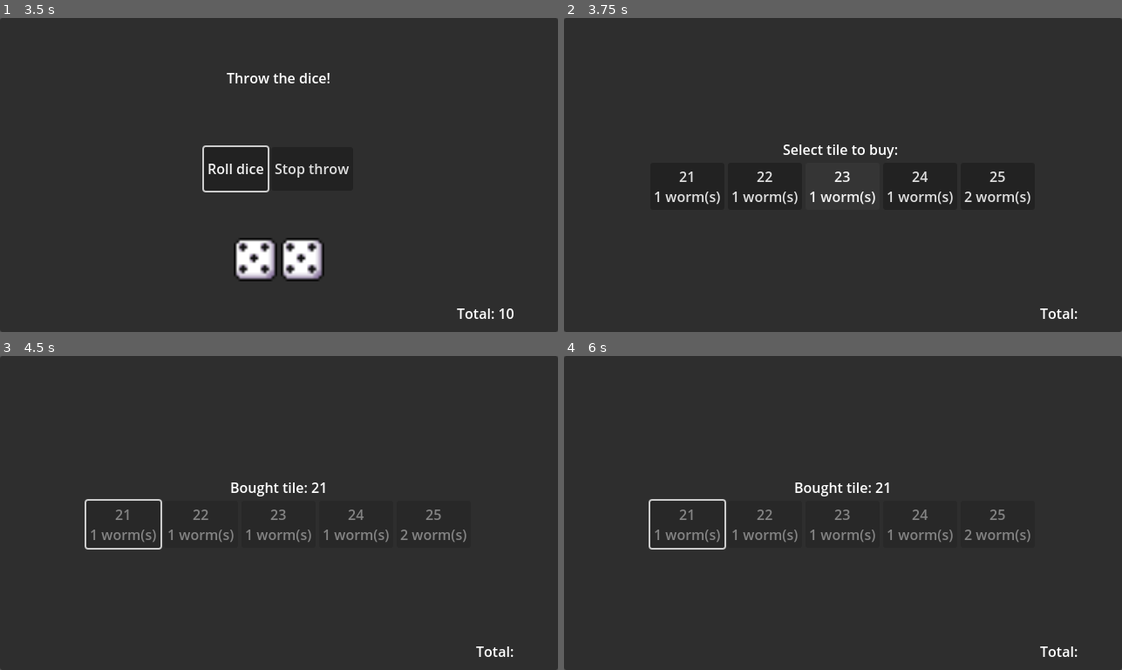
Above: before the commit, frames 1-4 (two rows, left to right).
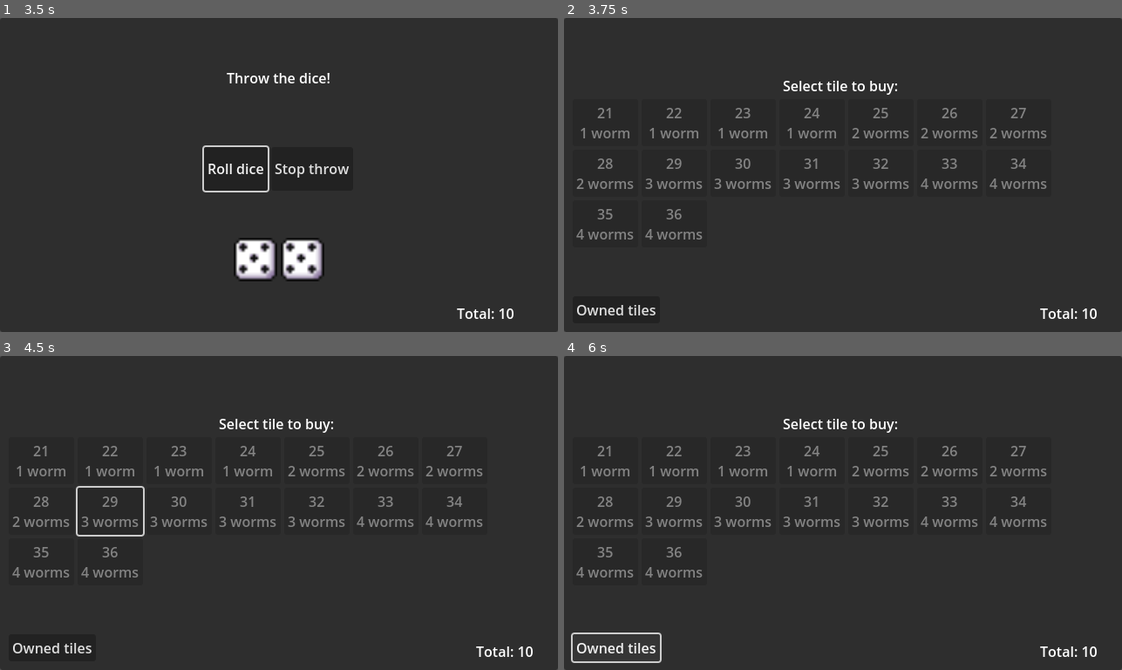
Above: after the commit, the same moments.

Repository: thannicko/Rainworms
Game: Godot game, scene res://Scenes/Game.tscn
Same seed, same stepped clock (60 frames per second), same inputs: the game is played once before the commit and once after it. Before the commit the project starts from res://Game.tscn.
Inputs (mouse positions are in pixels of both pictures, inside the frame that each line leads up to):
- Up to frame 1 (3.5 s): click "Roll dice" at 0.5 s; move the mouse to (401, 159) at 1.27 s; click (401, 159) at 1.42 s; tap A at 2, 2.75 s; move the mouse to (167, 190) at 2.02 s; click (167, 190) at 2.17 s; move the mouse to (334, 105) at 2.77 s; click (334, 105) at 2.92 s
- Up to frame 2 (3.75 s): click "Stop throw" at 3.5 s
- Up to frame 3 (4.5 s): click (122, 525) at 4.25 s, where only the run before the commit has a clickable "21 1 worm(s)"
- Up to frame 4 (6 s): click (614, 648) at 5 s, where only the run after the commit has a clickable "Owned tiles"; click (614, 648) at 5.75 s, where only the run after the commit has a clickable "Owned tiles"

Frame 1 is identical in both runs. In frame 2, 4.6% of the frame differs, in the area x 2-96%, y 20-96%; in frame 3, 4.9%; in frame 4, 5.0%, in the area x 1-96%, y 20-98%.

Commit message:
Add player and allow buying tiles * Added `SceneChanger` to pass along inter-scenes data so we don't use globals all the time * Added `Owned Tiles` button to see which tiles they own

Diff:
--- a/Deck.tres
+++ b/Deck.tres
@@ -1,7 +1,7 @@
-[gd_resource type="Resource" script_class="TileDeck" load_steps=8 format=3 uid="uid://bs3ukpatlc1ly"]
+[gd_resource type="Resource" script_class="TileDeck" load_steps=19 format=3 uid="uid://bs3ukpatlc1ly"]
 
-[ext_resource type="Script" path="res://TileDeck.gd" id="1_ax2ob"]
-[ext_resource type="Script" path="res://WormTile.gd" id="2_466vf"]
+[ext_resource type="Script" path="res://Scripts/TileDeck.gd" id="1_ax2ob"]
+[ext_resource type="Script" path="res://Scripts/WormTile.gd" id="2_466vf"]
 
 [sub_resource type="Resource" id="Resource_0dlmq"]
 script = ExtResource("2_466vf")
@@ -28,6 +28,61 @@
 cost = 25
 worm = 2
 
+[sub_resource type="Resource" id="Resource_o7st6"]
+script = ExtResource("2_466vf")
+cost = 26
+worm = 2
+
+[sub_resource type="Resource" id="Resource_43ifj"]
+script = ExtResource("2_466vf")
+cost = 27
+worm = 2
+
+[sub_resource type="Resource" id="Resource_gmpoh"]
+script = ExtResource("2_466vf")
+cost = 28
+worm = 2
+
+[sub_resource type="Resource" id="Resource_i4gcw"]
+script = ExtResource("2_466vf")
+cost = 29
+worm = 3
+
+[sub_resource type="Resource" id="Resource_f5sat"]
+script = ExtResource("2_466vf")
+cost = 30
+worm = 3
+
+[sub_resource type="Resource" id="Resource_g1y7h"]
+script = ExtResource("2_466vf")
+cost = 31
+worm = 3
+
+[sub_resource type="Resource" id="Resource_xgr8s"]
+script = ExtResource("2_466vf")
+cost = 32
+worm = 3
+
+[sub_resource type="Resource" id="Resource_vi3ao"]
+script = ExtResource("2_466vf")
+cost = 33
+worm = 4
+
+[sub_resource type="Resource" id="Resource_cojh8"]
+script = ExtResource("2_466vf")
+cost = 34
+worm = 4
+
+[sub_resource type="Resource" id="Resource_r7oih"]
+script = ExtResource("2_466vf")
+cost = 35
+worm = 4
+
+[sub_resource type="Resource" id="Resource_pmctv"]
+script = ExtResource("2_466vf")
+cost = 36
+worm = 4
+
 [resource]
 script = ExtResource("1_ax2ob")
-tiles = Array[ExtResource("2_466vf")]([SubResource("Resource …(92 unchanged characters)… e_6jrwq"), SubResource("Resource_igpyq")])
+tiles = Array[ExtResource("2_466vf")]([SubResource("Resource …(92 unchanged characters)… e_6jrwq"), SubResource("Resource_igpyq"), SubResource("Resource_o7st6"), SubResource("Resource_43ifj"), SubResource("Resource_gmpoh"), SubResource("Resource_i4gcw"), SubResource("Resource_f5sat"), SubResource("Resource_g1y7h"), SubResource("Resource_xgr8s"), SubResource("Resource_vi3ao"), SubResource("Resource_cojh8"), SubResource("Resource_r7oih"), SubResource("Resource_pmctv")])
--- a/Game.tscn
+++ b/Scenes/Game.tscn
@@ -1,36 +1,37 @@
-[gd_scene load_steps=16 format=3 uid="uid://c4r3anhiqbtsa"]
-
-[ext_resource type="Texture2D" uid="uid://b4j6dlwlo8ti0" path="res://Assets/six sided die.png" id="1_jdr56"]
-[ext_resource type="Texture2D" uid="uid://ce63oontdi3a3" path="res://Assets/dice-six.png" id="2_cw40v"]
-[ext_resource type="Script" path="res://StateMachines/Turn/ThrowingState.gd" id="3_prpp6"]
-[ext_resource type="Script" path="res://StateMachines/Turn/InitialThrowState.gd" id="3_wt06b"]
-[ext_resource type="Script" path="res://StateMachines/Turn/KeepDiceState.gd" id="4_44m0x"]
-[ext_resource type="Script" path="res://StateMachines/Turn/TurnStateMachine.gd" id="4_wg6hm"]
-[ext_resource type="Script" path="res://StateMachines/Turn/WaitRethrowState.gd" id="5_a40jr"]
-[ext_resource type="Script" path="res://StateMachines/Turn/StopThrowState.gd" id="6_a506q"]
+[gd_scene load_steps=17 format=3 uid="uid://c4r3anhiqbtsa"]
+
+[ext_resource type="Script" path="res://StateMachines/Turn/TurnStateMachine.gd" id="1_o8pd1"]
+[ext_resource type="Script" path="res://StateMachines/Turn/InitialThrowState.gd" id="2_avjjy"]
+[ext_resource type="Script" path="res://StateMachines/Turn/WaitRethrowState.gd" id="3_3xqk5"]
+[ext_resource type="Script" path="res://StateMachines/Turn/ThrowingState.gd" id="4_e26gu"]
+[ext_resource type="Script" path="res://StateMachines/Turn/KeepDiceState.gd" id="5_5yqc1"]
+[ext_resource type="Script" path="res://StateMachines/Turn/StopThrowState.gd" id="6_l6rxv"]
+[ext_resource type="PackedScene" uid="uid://cjktffiqp51c6" path="res://Scenes/TileStore.tscn" id="7_0rqho"]
+[ext_resource type="Texture2D" uid="uid://ce63oontdi3a3" path="res://Assets/dice-six.png" id="7_ekxhj"]
+[ext_resource type="Texture2D" uid="uid://b4j6dlwlo8ti0" path="res://Assets/six sided die.png" id="8_1koic"]
 
 [sub_resource type="AtlasTexture" id="AtlasTexture_eq1d3"]
-atlas = ExtResource("1_jdr56")
+atlas = ExtResource("8_1koic")
 region = Rect2(0, 224, 16, 16)
 
 [sub_resource type="AtlasTexture" id="AtlasTexture_modug"]
-atlas = ExtResource("1_jdr56")
+atlas = ExtResource("8_1koic")
 region = Rect2(16, 224, 16, 16)
 
 [sub_resource type="AtlasTexture" id="AtlasTexture_e3tug"]
-atlas = ExtResource("1_jdr56")
+atlas = ExtResource("8_1koic")
 region = Rect2(32, 224, 16, 16)
 
 [sub_resource type="AtlasTexture" id="AtlasTexture_8yq78"]
-atlas = ExtResource("1_jdr56")
+atlas = ExtResource("8_1koic")
 region = Rect2(48, 224, 16, 16)
 
 [sub_resource type="AtlasTexture" id="AtlasTexture_ehok7"]
-atlas = ExtResource("1_jdr56")
+atlas = ExtResource("8_1koic")
 region = Rect2(64, 224, 16, 16)
 
 [sub_resource type="AtlasTexture" id="AtlasTexture_1nyp4"]
-atlas = ExtResource("1_jdr56")
+atlas = ExtResource("8_1koic")
 region = Rect2(80, 224, 16, 16)
 
 [sub_resource type="SpriteFrames" id="SpriteFrames_71bwo"]
@@ -98,9 +99,10 @@
 prompt_label = NodePath("../../Background/MainDiceContainer/PromptLabel")
 
 [node name="StopThrowState" type="Node" parent="TurnStateMachine" node_paths=PackedStringArray("dice_container", "prompt_label")]
-script = ExtResource("6_a506q")
+script = ExtResource("6_l6rxv")
 dice_container = NodePath("../../Background/MainDiceContainer")
 prompt_label = NodePath("../../Background/MainDiceContainer/PromptLabel")
+tile_store_scene = ExtResource("7_0rqho")
 
 [node name="Background" type="Panel" parent="."]
 layout_mode = 0
--- /dev/null
+++ b/Scenes/TileStore.tscn
@@ -0,0 +1,79 @@
+[gd_scene load_steps=3 format=3 uid="uid://cjktffiqp51c6"]
+
+[ext_resource type="Script" path="res://Scripts/TileStore.gd" id="1_5u3w7"]
+
+[sub_resource type="StyleBoxFlat" id="StyleBoxFlat_ffav3"]
+bg_color = Color(0.122252, 0.122252, 0.122252, 1)
+border_width_left = 5
+
+[node name="TileStore" type="Control" node_paths=PackedStringArray("prompt_label", "tile_container", "total_label", "owned_tiles_button", "owned_tiles_panel", "owned_tiles_container")]
+layout_mode = 3
+anchors_preset = 0
+script = ExtResource("1_5u3w7")
+prompt_label = NodePath("Background/MarginContainer/BuyingContainer/PromptLabel")
+tile_container = NodePath("Background/MarginContainer/BuyingContainer/TileContainer")
+total_label = NodePath("Background/TotalLabel")
+owned_tiles_button = NodePath("Background/OwnedTilesButton")
+owned_tiles_panel = NodePath("Background/OwnedTilesPanel")
+owned_tiles_container = NodePath("Background/OwnedTilesPanel/OwnedTilesContainer")
+
+[node name="Background" type="Panel" parent="."]
+layout_mode = 0
+offset_right = 640.0
+offset_bottom = 360.0
+
+[node name="MarginContainer" type="MarginContainer" parent="Background"]
+custom_minimum_size = Vector2(640, 360)
+layout_mode = 0
+offset_right = 40.0
+offset_bottom = 40.0
+theme_override_constants/margin_left = 10
+theme_override_constants/margin_right = 10
+
+[node name="BuyingContainer" type="VBoxContainer" parent="Background/MarginContainer"]
+layout_mode = 2
+alignment = 1
+
+[node name="PromptLabel" type="Label" parent="Background/MarginContainer/BuyingContainer"]
+layout_mode = 2
+text = "Select a tile to buy:"
+horizontal_alignment = 1
+
+[node name="TileContainer" type="HFlowContainer" parent="Background/MarginContainer/BuyingContainer"]
+custom_minimum_size = Vector2(0, 200)
+layout_mode = 2
+
+[node name="OwnedTilesButton" type="Button" parent="Background"]
+layout_mode = 2
+offset_left = 10.0
+offset_top = 319.0
+offset_right = 110.0
+offset_bottom = 350.0
+grow_vertical = 0
+text = "Owned tiles"
+
+[node name="TotalLabel" type="Label" parent="Background"]
+layout_mode = 2
+offset_left = 546.0
+offset_top = 327.0
+offset_right = 590.0
+offset_bottom = 350.0
+size_flags_horizontal = 0
+size_flags_vertical = 1
+text = "Total:"
+
+[node name="OwnedTilesPanel" type="Panel" parent="Background"]
+visible = false
+layout_mode = 0
+offset_left = 10.0
+offset_top = 15.0
+offset_right = 630.0
+offset_bottom = 315.0
+theme_override_styles/panel = SubResource("StyleBoxFlat_ffav3")
+
+[node name="OwnedTilesContainer" type="HBoxContainer" parent="Background/OwnedTilesPanel"]
+layout_mode = 0
+offset_left = 10.0
+offset_top = 10.0
+offset_right = 94.0
+offset_bottom = 60.0
--- /dev/null
+++ b/Scripts/Player.gd
@@ -0,0 +1,9 @@
+class_name Player extends RefCounted
+
+var name: String
+var points_earned_in_turn: int
+var tiles_bought: Array[WormTile] = []
+
+func buy_tile(tile: WormTile) -> void:
+	tiles_bought.append(tile)
+	points_earned_in_turn = 0
--- /dev/null
+++ b/Scripts/PlayerController.gd
@@ -0,0 +1,11 @@
+extends Node
+
+var _players: Array[Player]
+var _active_player: Player
+
+func _ready() -> void:
+	var test_player := Player.new()
+	test_player.name = "Chiichii"
+	test_player.points_earned_in_turn = 30
+	_players.append(test_player)
+	_active_player = test_player
--- /dev/null
+++ b/Scripts/SceneChanger.gd
@@ -0,0 +1,15 @@
+extends Node
+
+var _current_scene: Node
+
+func _ready() -> void:
+	_current_scene = get_tree().current_scene
+
+func change_to_scene(scene: PackedScene, data := {}) -> void:
+	print("SceneCHanger ::  Changed to '", scene.resource_path, "' with data ", data)
+	_current_scene.free()
+	var new_scene := scene.instantiate()
+	if new_scene.has_method("initialize"):
+		new_scene.initialize(data)
+	get_tree().root.add_child(new_scene)
+	_current_scene = new_scene
--- /dev/null
+++ b/Scripts/TileStore.gd
@@ -0,0 +1,58 @@
+extends Control
+
+@export var prompt_label: Label
+@export var tile_container: Container
+@export var total_label: Label
+@export var owned_tiles_button: Button
+@export var owned_tiles_panel: Panel
+@export var owned_tiles_container: Container
+
+var _deck: TileDeck = load("res://Deck.tres")
+var _player := Player.new()
+
+func initialize(data = {}) -> void:
+	_player = data['player']
+
+func _ready() -> void:
+	prompt_label.text = "Select tile to buy: "
+	_update_total_label()
+	owned_tiles_button.button_down.connect(_show_owned_tiles)
+	for tile in _deck.tiles:
+		_spawn_button(tile)
+
+func _tile_bought(tile: WormTile) -> void:
+	prompt_label.text = "Bought tile: " + str(tile.display_details())
+	_player.buy_tile(tile)
+	_update_total_label()
+	_disable_all_buttons()
+
+func _is_tile_affordable(tile: WormTile) -> bool:
+	return tile.cost <= _player.points_earned_in_turn
+
+func _update_total_label() -> void:
+	total_label.text = "Total: " + str(_player.points_earned_in_turn)
+
+func _show_owned_tiles() -> void:
+	owned_tiles_panel.visible = not owned_tiles_panel.visible
+	#TODO: Maybe not respawn every time?
+	for tile in owned_tiles_container.get_children():
+		tile.queue_free()
+		await get_tree().process_frame
+	for tile in _player.tiles_bought:
+		var button := Button.new()
+		button.text = str(tile.buy_details())
+		button.custom_minimum_size = Vector2(75, 50)
+		owned_tiles_container.add_child(button)
+
+func _spawn_button(tile: WormTile) -> void:
+	var button := Button.new()
+	button.text = str(tile.buy_details())
+	button.custom_minimum_size = Vector2(75, 50)
+	button.disabled = not _is_tile_affordable(tile)
+	if (_is_tile_affordable(tile)):
+		button.button_down.connect(_tile_bought.bind(tile))
+	tile_container.add_child(button)
+
+func _disable_all_buttons() -> void:
+	for tile in tile_container.get_children():
+		tile.disabled = true
--- /dev/null
+++ b/Scripts/WormTile.gd
@@ -0,0 +1,16 @@
+class_name WormTile extends Resource
+
+@export var cost: int = 0
+@export var worm: int = 0
+
+func buy_details() -> String:
+	return str(cost) + "\n" + _worm_string()
+
+func display_details() -> String:
+	return "Tile " + str(cost) + " for " + _worm_string()
+
+func _worm_string() -> String:
+	var worm_string = str(worm) + " worm"
+	if (worm > 1):
+		worm_string += "s"
+	return worm_string
--- a/StateMachines/Turn/InitialThrowState.gd
+++ b/StateMachines/Turn/InitialThrowState.gd
@@ -8,14 +8,16 @@
 @export var prompt_label: Label
 
 func enter(data := {}) -> void:
-	throw_dice_button.show()
+	#TODO Someone else should set our player
+	(self._state_machine as TurnStateMachine)._player = PlayerControllerSingleton._active_player
+	_clear_container(throw_dice_container)
+	_clear_container(keep_dice_container)
 	throw_dice_button.button_down.connect(_on_throw_dice_button_down)
 	stop_throw_button.disabled = true
-	_clear_container(throw_dice_container)
-	_clear_container(keep_dice_container)
-	total_label.hide()
 	prompt_label.text = "Throw the dice!"
 	prompt_label.show()
+	throw_dice_button.show()
+	total_label.hide()
 
 func _on_throw_dice_button_down():
 	self._state_machine._change_to_state("ThrowingState")
--- a/StateMachines/Turn/StopThrowState.gd
+++ b/StateMachines/Turn/StopThrowState.gd
@@ -2,7 +2,7 @@
 
 @export var dice_container: Container
 @export var prompt_label: Label
-const BuyingScene: String = "res://TileStore.tscn"
+@export var tile_store_scene: PackedScene
 
 var _invalid_thrown: bool
 
@@ -12,5 +12,7 @@
 	if (_invalid_thrown):
 		prompt_label.text += " with an invalid throw"
 	else:
+		var state_machine := (self._state_machine as TurnStateMachine)
+		state_machine._player.points_earned_in_turn = state_machine._current_points
 		dice_container.hide()
-		get_tree().change_scene_to_file(BuyingScene)
+		SceneChangerSingleton.change_to_scene(tile_store_scene, { 'player': state_machine._player })
--- a/StateMachines/Turn/TurnStateMachine.gd
+++ b/StateMachines/Turn/TurnStateMachine.gd
@@ -5,6 +5,7 @@
 var _dices_frequency: Dictionary = {}
 var _kept_dices: Dictionary = {}
 var _current_points: int = 0
+var _player: Player
 
 const _dice_textures: Dictionary = {
 	1: "res://Assets/dice-one.png",
--- a/TileStore.gd
+++ /dev/null
@@ -1,27 +0,0 @@
-extends Control
-
-@export var prompt_label: Label
-@export var tile_container: Container
-@export var total_label: Label
-
-var _deck: TileDeck = load("res://Deck.tres")
-
-func _ready() -> void:
-	prompt_label.text = "Select tile to buy: "
-	for tile in _deck.tiles:
-		var button := Button.new()
-		button.text = str(tile.cost) + "\n" + str(tile.worm) + " worm(s)"
-		button.custom_minimum_size.y = 50
-		button.disabled = not _is_tile_affordable(tile)
-		if (_is_tile_affordable(tile)):
-			button.button_down.connect(_tile_bought.bind(tile))
-		tile_container.add_child(button)
-
-func _tile_bought(tile: WormTile) -> void:
-	for option in tile_container.get_children():
-		option.disabled = true
-	prompt_label.text = "Bought tile: " + str(tile.cost)
-
-func _is_tile_affordable(tile: WormTile) -> bool:
-	#TODO
-	return true
--- a/TileStore.tscn
+++ /dev/null
@@ -1,51 +0,0 @@
-[gd_scene load_steps=2 format=3 uid="uid://cjktffiqp51c6"]
-
-[ext_resource type="Script" path="res://TileStore.gd" id="1_k7shg"]
-
-[node name="TileStore" type="Control" node_paths=PackedStringArray("prompt_label", "tile_container", "total_label")]
-layout_mode = 3
-anchors_preset = 0
-script = ExtResource("1_k7shg")
-prompt_label = NodePath("Background/BuyingContainer/PromptLabel")
-tile_container = NodePath("Background/BuyingContainer/TileContainer")
-total_label = NodePath("Background/MarginContainer/TotalLabel")
-
-[node name="Background" type="Panel" parent="."]
-layout_mode = 0
-offset_right = 640.0
-offset_bottom = 360.0
-
-[node name="MarginContainer" type="MarginContainer" parent="Background"]
-layout_mode = 1
-anchors_preset = 3
-anchor_left = 1.0
-anchor_top = 1.0
-anchor_right = 1.0
-anchor_bottom = 1.0
-offset_left = -94.0
-offset_top = -33.0
-grow_horizontal = 0
-grow_vertical = 0
-theme_override_constants/margin_right = 50
-theme_override_constants/margin_bottom = 10
-
-[node name="TotalLabel" type="Label" parent="Background/MarginContainer"]
-layout_mode = 2
-size_flags_horizontal = 0
-size_flags_vertical = 1
-text = "Total:"
-
-[node name="BuyingContainer" type="VBoxContainer" parent="Background"]
-layout_mode = 0
-offset_right = 640.0
-offset_bottom = 360.0
-alignment = 1
-
-[node name="PromptLabel" type="Label" parent="Background/BuyingContainer"]
-layout_mode = 2
-text = "Select a tile to buy:"
-horizontal_alignment = 1
-
-[node name="TileContainer" type="HBoxContainer" parent="Background/BuyingContainer"]
-layout_mode = 2
-alignment = 1
--- a/WormTile.gd
+++ /dev/null
@@ -1,4 +0,0 @@
-class_name WormTile extends Resource
-
-@export var cost: int = 0
-@export var worm: int = 0
--- a/project.godot
+++ b/project.godot
@@ -11,9 +11,14 @@
 [application]
 
 config/name="Rainworms"
-run/main_scene="res://Game.tscn"
+run/main_scene="res://Scenes/Game.tscn"
 config/features=PackedStringArray("4.3", "GL Compatibility")
 config/icon="res://icon.svg"
+
+[autoload]
+
+PlayerControllerSingleton="*res://Scripts/PlayerController.gd"
+SceneChangerSingleton="*res://Scripts/SceneChanger.gd"
 
 [display]
 
Not shown: 5 places in Scenes/Game.tscn that only renumber resources
Renamed: TileDeck.gd -> Scripts/TileDeck.gd
